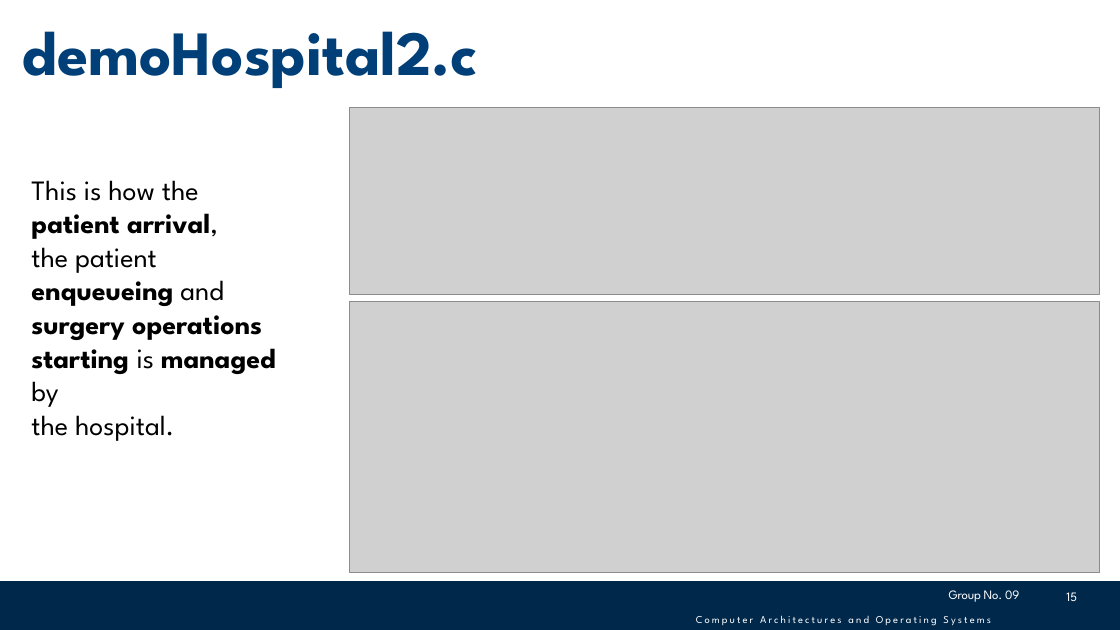
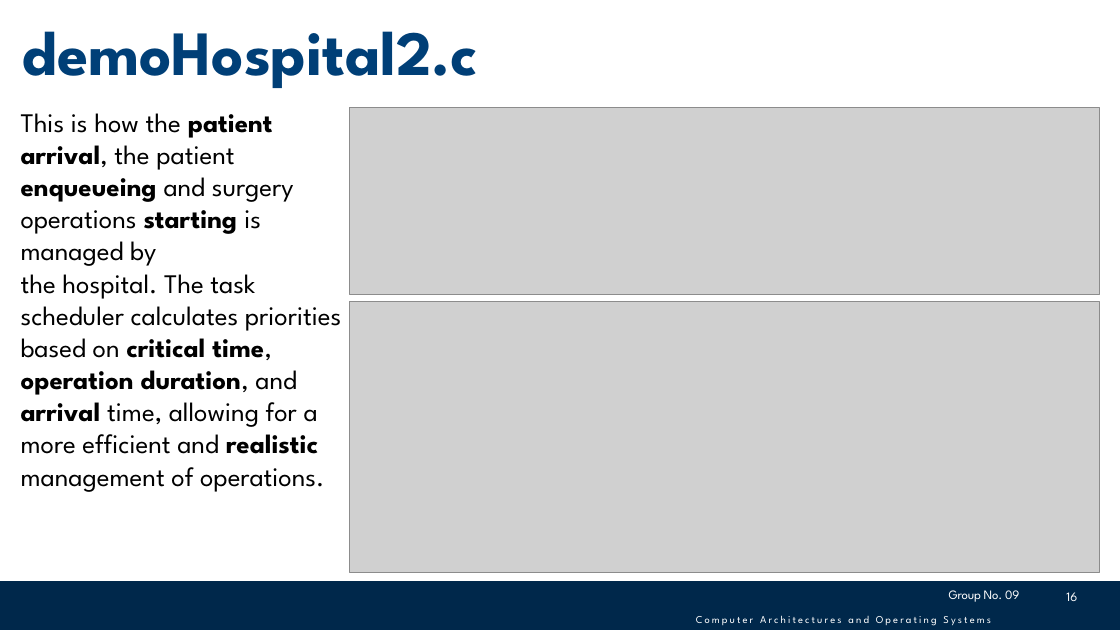
Before and after one commit to giovannidemaria/Polito-FreeRTOS-exploration, a slide deck: slide 16 of Documentation/HaclOSsim - Group09.pptx (slide 15 before the commit). Drawn at 1120x630 pixels with LibreOffice and Linux fonts; fonts in the diff are those of the drawing; grey boxes stand for pictures; background and template pictures are left out. Boxes give left, top, right and bottom in pixels: in the first picture for what was removed or moved away, otherwise in the second. Text is boxed around its words. In the diff, an @@ line names an element or a change of style, - is before the commit and + after.

```diff
--- a/Documentation/HaclOSsim - Group09.pptx
+++ b/Documentation/HaclOSsim - Group09.pptx
@@ text at (21, 113, 342, 492): text changed; size 24 to 23 pt; bold off @@
-This is how the patient arrival,
-the patient enqueueing and surgery operations starting is managed by
-the hospital.
+This is how the patient arrival, the patient enqueueing and surgery operations starting is managed by
+the hospital. The task scheduler calculates priorities based on critical time, operation duration, and arrival time, allowing for a more efficient and realistic management of operations.
@@ page number at (1066, 592, 1077, 601): text changed @@
-15
+16
```
Also in this commit, not shown: 11 other slides changed, 1 slide added, 2 other files.
